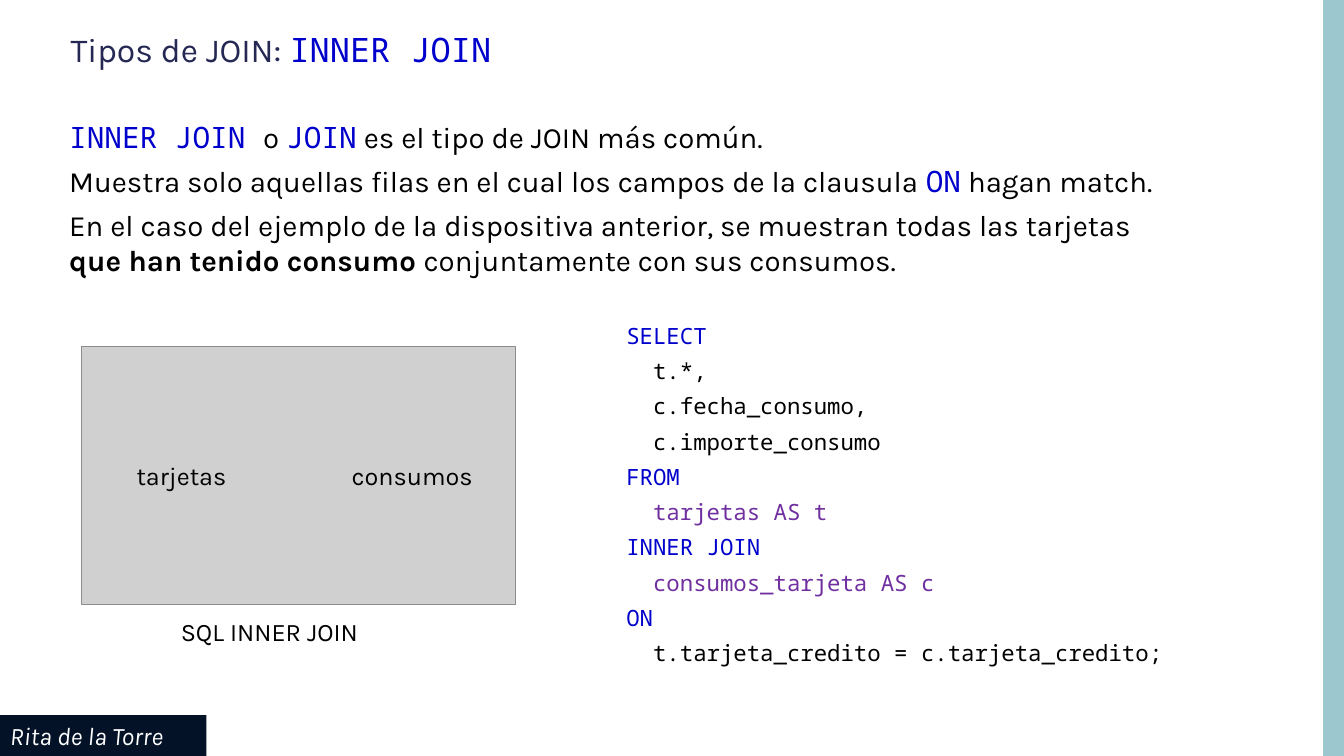
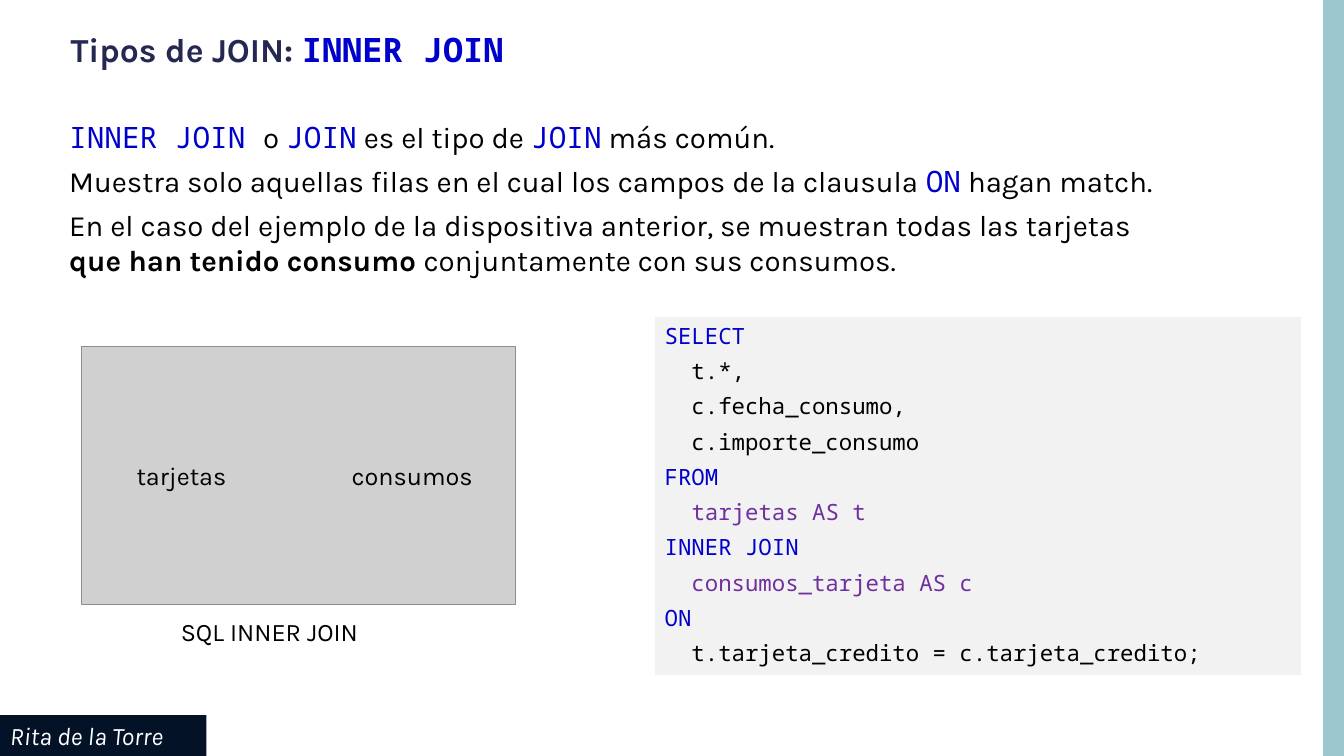
Before and after one commit to contenido-vario/MySQL, a slide deck: slide 4 of uf04/pdf/MySQL_UF04_JOIN.pptx. Drawn at 1344x756 pixels with LibreOffice and Linux fonts; fonts in the diff are those of the drawing; grey boxes stand for pictures; background and template pictures are left out. Boxes give left, top, right and bottom in pixels: in the first picture for what was removed or moved away, otherwise in the second. Text is boxed around its words. In the diff, an @@ line names an element or a change of style, - is before the commit and + after.

```diff
--- a/uf04/pdf/MySQL_UF04_JOIN.pptx
+++ b/uf04/pdf/MySQL_UF04_JOIN.pptx
@@ title "Tipos de JOIN: INNER JOIN" at bbox=[71, 37, 504, 70]: letter outline #000000 0.75 pt to none, bold on @@
@@ text at bbox=[69, 125, 774, 155]: font Karla to Noto Sans Mono, text colour #000000 to #0000CC in "JOIN" @@
@@ rectangle "SELECT": place and size @@
-rectangle "SELECT" at bbox=[626, 327, 1162, 667]
+rectangle "SELECT" at bbox=[655, 317, 1302, 675]
@@ rectangle "SELECT" at bbox=[655, 317, 1302, 675]: fill none to #F2F2F2 @@
```
Also in this commit, not shown: 10 other slides changed, 1 slide added, 1 slide removed.
